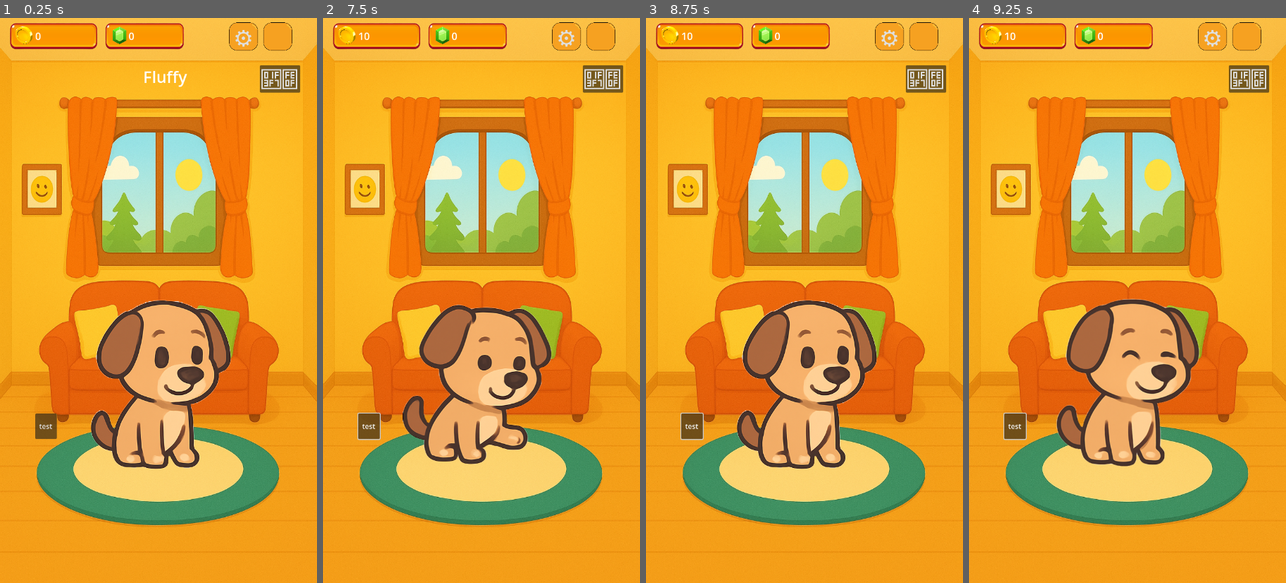
Above: before the commit, frames 1-4 (left to right).
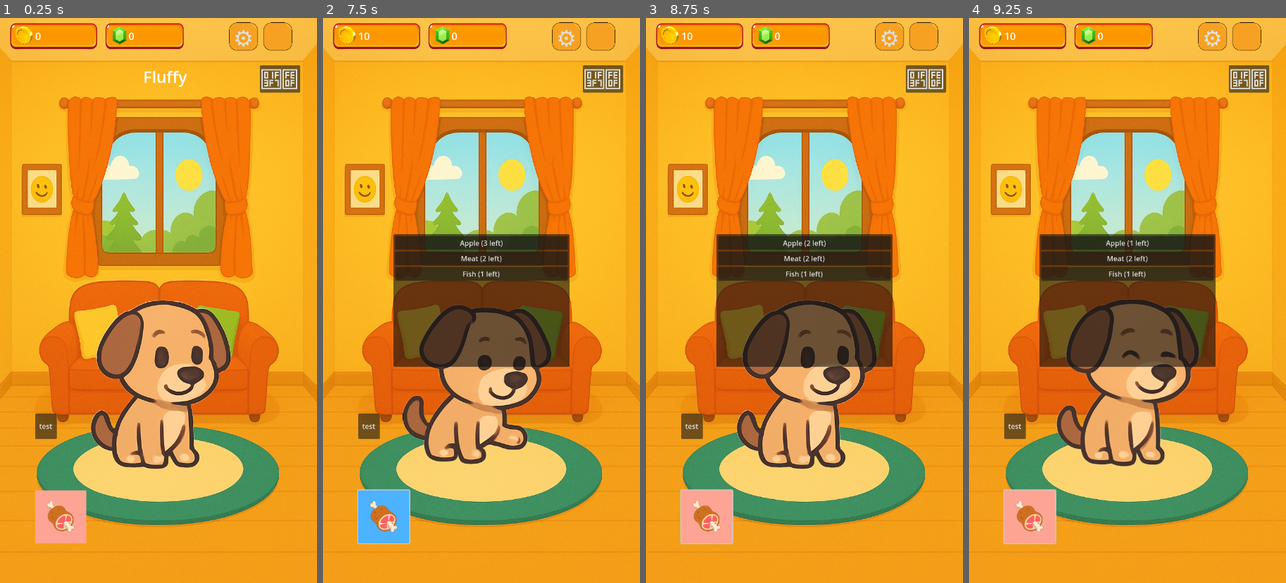
Above: after the commit, the same moments.

Repository: shloksheth/PetTopia
Game: Godot game, scene res://scenes/home/Home.tscn
Same seed, same stepped clock (60 frames per second), same inputs: the game is played once before the commit and once after it.
Inputs (mouse positions are in pixels of both pictures, inside the frame that each line leads up to):
- Up to frame 1 (0.25 s): no input
- Up to frame 2 (7.5 s): click (383, 515) at 0.5 s, where only the run after the commit has a clickable "🍖"; click "⚙️" at 1.25 s; click "🏷️" at 2 s; click "OK" at 2.75 s; click "test" at 3.5 s; click "⚙️" at 4.25 s; click "🏷️" at 5 s; click "OK" at 5.75 s; click "test" at 6.5 s; click (383, 515) at 7.25 s, where only the run after the commit has a clickable "🍖"
- Up to frame 3 (8.75 s): click (804, 244) at 8 s, where only the run after the commit has a clickable "Apple (3 left)"
- Up to frame 4 (9.25 s): click (1127, 244) at 8.75 s, where only the run after the commit has a clickable "Apple (2 left)"

The runs differ from the first frame. In frame 1, 1.5% of the frame differs, in the area x 11-28%, y 83-93%; in frame 2, 15%; in frame 3, 15%; in frame 4, 15%, in the area x 10-78%, y 38-94%.

Commit message:
food button

Diff:
--- a/scenes/home/Home.tscn
+++ b/scenes/home/Home.tscn
@@ -17,6 +17,7 @@
 [ext_resource type="Texture2D" uid="uid://xke0ynkxnloy" path="res://assets/sprites/pets/idle dog animation/idle 7.png" id="14_xaqj1"]
 [ext_resource type="Script" uid="uid://dv2delyhry6hg" path="res://scripts/ui/HelpPopup.gd" id="15_qnf6t"]
 [ext_resource type="Script" uid="uid://bo4u6k2st5nvf" path="res://scripts/ui/testbutton.gd" id="17_esm83"]
+[ext_resource type="Script" uid="uid://dbsbbw0s4tvl4" path="res://scripts/ui/FeedControl.gd" id="18_vub6t"]
 
 [sub_resource type="SystemFont" id="SystemFont_kccng"]
 
@@ -82,6 +83,9 @@
 }]
 
 [sub_resource type="StyleBoxEmpty" id="StyleBoxEmpty_4jx0l"]
+
+[sub_resource type="StyleBoxFlat" id="StyleBoxFlat_vub6t"]
+bg_color = Color(0.99215686, 0.6431373, 0.58431375, 1)
 
 [node name="Home" type="Node2D"]
 
@@ -223,7 +227,7 @@
 position = Vector2(360, 700)
 sprite_frames = SubResource("SpriteFrames_7yxrd")
 animation = &"idle"
-frame_progress = 0.5827268
+frame_progress = 0.5778234
 
 [node name="PetNameLabel" type="RichTextLabel" parent="Home Control/PetAreaControl"]
 layout_mode = 0
@@ -300,8 +304,8 @@
 anchor_bottom = 1.0
 offset_left = 4.0
 offset_top = 4.0
-offset_right = -4.0
-offset_bottom = -4.0
+offset_right = 1136.0
+offset_bottom = 896.0
 grow_horizontal = 2
 grow_vertical = 2
 
@@ -338,3 +342,27 @@
 offset_bottom = 954.0
 text = "test"
 script = ExtResource("17_esm83")
+
+[node name="FeedControl" type="Control" parent="Home Control"]
+anchors_preset = 0
+offset_left = 8.0
+offset_top = 1070.0
+offset_right = 719.0
+offset_bottom = 1190.0
+script = ExtResource("18_vub6t")
+
+[node name="FoodButton" type="Button" parent="Home Control/FeedControl"]
+layout_mode = 0
+offset_left = 72.0
+offset_right = 188.0
+offset_bottom = 120.0
+pivot_offset = Vector2(200, 150)
+theme_override_font_sizes/font_size = 79
+theme_override_styles/normal = SubResource("StyleBoxFlat_vub6t")
+text = "🍖"
+
+[node name="FoodPopup" type="PopupPanel" parent="Home Control/FeedControl"]
+
+[node name="FoodList" type="VBoxContainer" parent="Home Control/FeedControl/FoodPopup"]
+offset_right = 40.0
+offset_bottom = 40.0
--- a/scripts/systems/Global.gd
+++ b/scripts/systems/Global.gd
@@ -1,13 +1,17 @@
 extends Node
 
-# --- Currency & name tracking ---
+# --- Currency and food tracking ---
 var coins: int = 0
 var gems: int = 0
-var player_name: String = ""
+var food_inventory: Dictionary = {
+	"Apple": 3,
+	"Meat": 2,
+	"Fish": 1
+}
 
 signal coins_changed(new_value: int)
 signal gems_changed(new_value: int)
-signal name_changed(new_value: String)
+signal food_changed(food: Dictionary)
 
 const SAVE_PATH := "user://save_data.json"
 
@@ -24,16 +28,17 @@
 	gems_changed.emit(gems)
 	save_data()
 
-func set_player_name(new_name: String) -> void:
-	player_name = new_name
-	name_changed.emit(player_name)
-	save_data()
+func consume_food(item: String) -> void:
+	if food_inventory.has(item) and food_inventory[item] > 0:
+		food_inventory[item] -= 1
+		food_changed.emit(food_inventory)
+		save_data()
 
 func save_data() -> void:
 	var data: Dictionary = {
 		"coins": coins,
 		"gems": gems,
-		"name": player_name
+		"food": food_inventory
 	}
 	var file := FileAccess.open(SAVE_PATH, FileAccess.WRITE)
 	file.store_string(JSON.stringify(data))
@@ -49,4 +54,4 @@
 		if typeof(result) == TYPE_DICTIONARY:
 			coins = result.get("coins", 0)
 			gems = result.get("gems", 0)
-			player_name = result.get("name", "")
+			food_inventory = result.get("food", food_inventory)
--- /dev/null
+++ b/scripts/ui/FeedControl.gd
@@ -0,0 +1,41 @@
+extends Control
+
+@onready var food_button: Button = $FoodButton
+@onready var food_popup: PopupPanel = $FoodPopup
+@onready var food_list: VBoxContainer = $FoodPopup/FoodList
+
+func _ready() -> void:
+	food_button.pressed.connect(_on_food_button_pressed)
+	Global.food_changed.connect(_update_food_list)
+	_update_food_list(Global.food_inventory)
+	_set_button_style()
+
+func _on_food_button_pressed() -> void:
+	food_popup.popup_centered(Vector2i(400, 300))
+
+func _update_food_list(food: Dictionary) -> void:
+	for child in food_list.get_children():
+		food_list.remove_child(child)
+		child.queue_free()
+	for item in food.keys():
+		var count: int = food[item]
+		var btn := Button.new()
+		btn.text = "%s (%d left)" % [item, count]
+		btn.pressed.connect(func(): _on_food_selected(item))
+		food_list.add_child(btn)
+
+func _on_food_selected(item: String) -> void:
+	Global.consume_food(item)
+
+func _set_button_style() -> void:
+	var style := StyleBoxFlat.new()
+	style.bg_color = Color(0.992, 0.643, 0.584, 1.0)
+	food_button.add_theme_stylebox_override("normal", style)
+
+	var hover := style.duplicate()
+	hover.bg_color = Color(0.3, 0.7, 1.0)
+	food_button.add_theme_stylebox_override("hover", hover)
+
+	var pressed := style.duplicate()
+	pressed.bg_color = Color(0.1, 0.4, 0.7)
+	food_button.add_theme_stylebox_override("pressed", pressed)
--- a/scripts/ui/TopBar.gd
+++ b/scripts/ui/TopBar.gd
@@ -1,5 +1,4 @@
 extends Control
-
 
 @onready var coinlabel: Label = $coinlabel
 @onready var gemlabel: Label = $gemlabel
Not shown: 1 places in scenes/home/Home.tscn that only renumber resources
Not shown, added: scripts/ui/FeedControl.gd.uid
